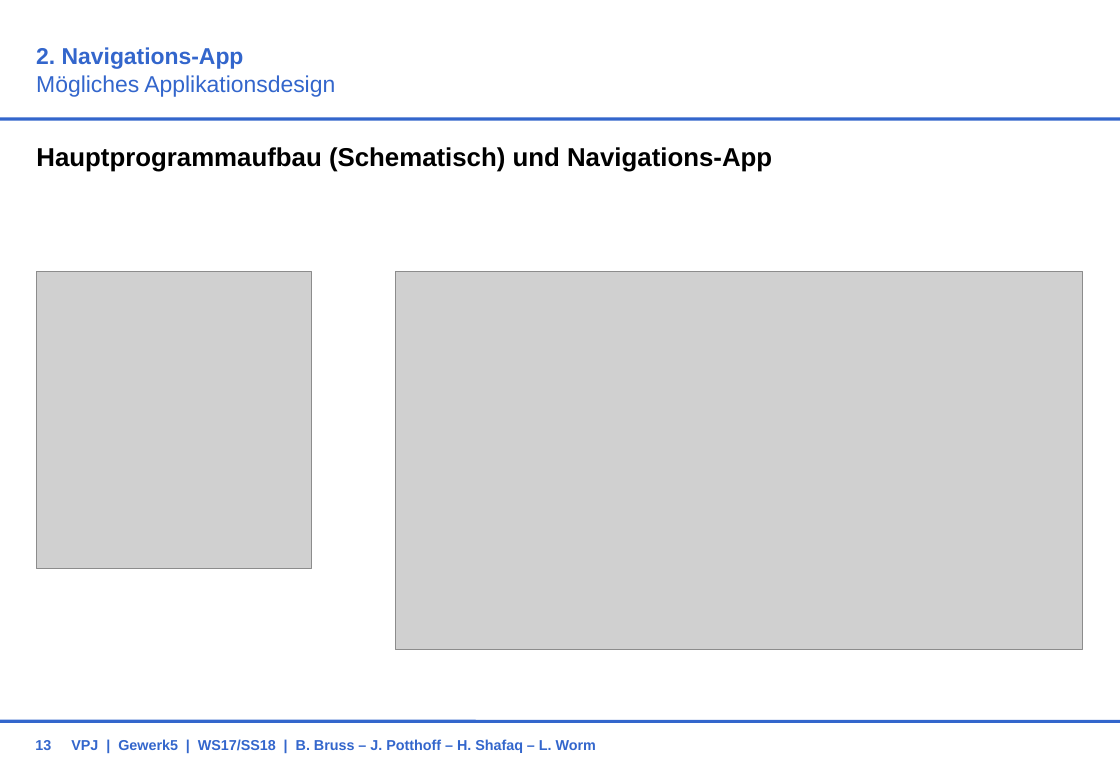
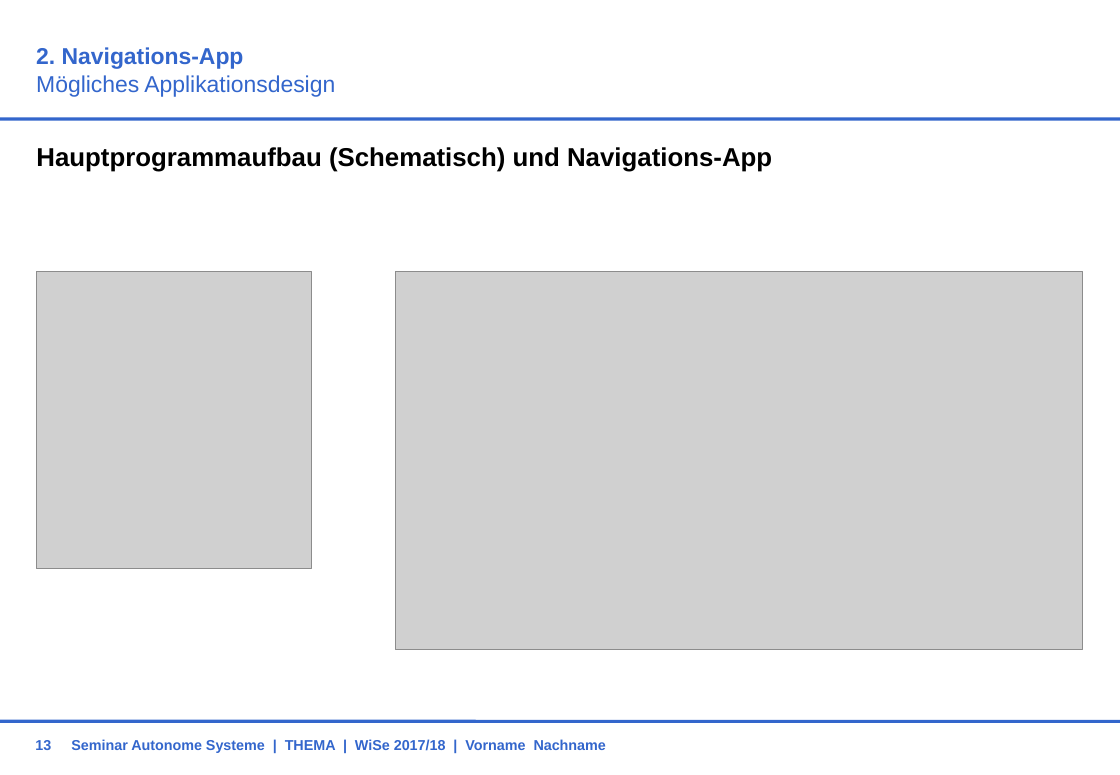
Before and after one commit to BBRUSS/VPJW17G5, a slide deck: slide 13 of 11_Orga/KonzeptG5.ppt. Drawn at 1120x775 pixels with LibreOffice and Linux fonts; fonts in the diff are those of the drawing; grey boxes stand for pictures; background and template pictures are left out. Boxes give left, top, right and bottom in pixels: in the first picture for what was removed or moved away, otherwise in the second. Text is boxed around its words. In the diff, an @@ line names an element or a change of style, - is before the commit and + after.

```diff
--- a/11_Orga/KonzeptG5.ppt
+++ b/11_Orga/KonzeptG5.ppt
@@ text at bbox=[71, 739, 606, 753]: text changed @@
-VPJ | Gewerk5 | WS17/SS18 | B. Bruss – J. Potthoff – H. Shafaq – L. Worm
+Seminar Autonome Systeme | THEMA | WiSe 2017/18 | Vorname Nachname
```
Also in this commit, not shown: 12 other slides changed, 1 other file.
